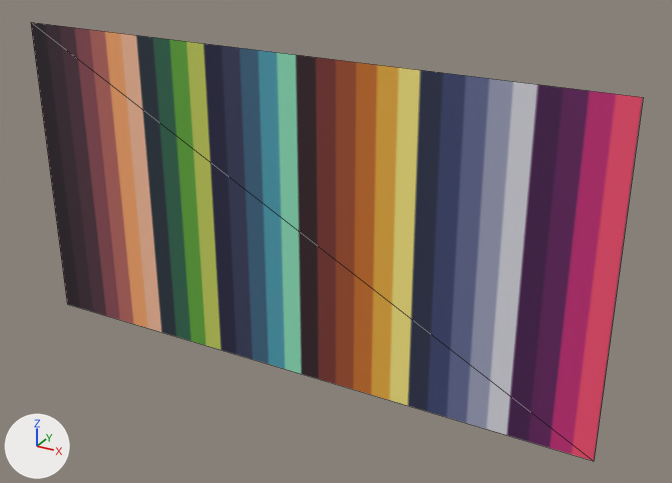
What one commit did to the glTF model src/assets/models/passenger_mouth.glb.
One viewpoint serves both versions: a 50 mm lens placed at (3.2068, -4.1465, 1.6608), pointed at (3.1057, -3.9628, 1.5689). The axes (+X, +Y, +Z) are drawn at lower left. The lights are the same throughout. Mesh edges are drawn as thin lines.
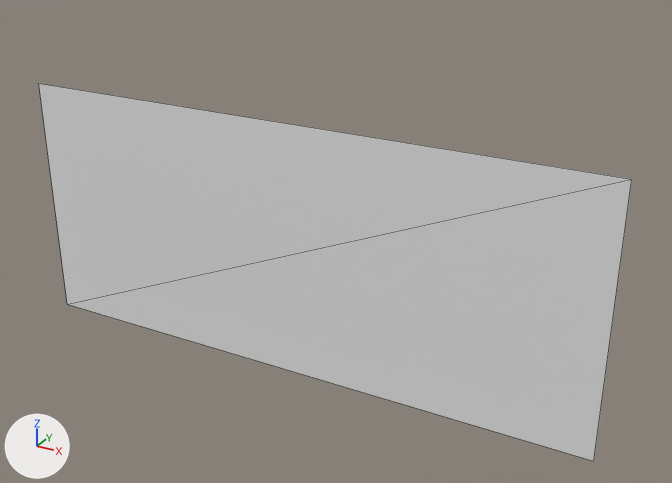
The newer file is also rescaled (x0.945), turned or shifted as a whole; pictures and numbers use the older file's frame.

Pixel boxes [x1, y1, x2, y2] of what changed, in the pictures (672 x 483 px):
'Plane.002', recoloured, moved, rescaled (14% shorter): before [31, 22, 643, 461]; after [39, 84, 632, 461]

Patch to the scene script:
```diff
--- a/src/assets/models/passenger_mouth.glb.py
+++ b/src/assets/models/passenger_mouth.glb.py
@@ me_plane_002 @@
 me_plane_002.from_pydata(...)  # 4 vertices, 2 faces; spans x -0.9..0.9, y -0.9..0.9, z 0.0
-me_plane_002.materials.append(mat_material_001)  # picture img_palette
@@ ob_plane_002 @@
 ob_plane_002 = bpy.data.objects.new('Plane.002', me_plane_002)
-ob_plane_002.location = (3.095, -3.9667, 1.5728)
+ob_plane_002.location = (3.095, -3.9667, 1.5645)
 ob_plane_002.rotation_euler = (-1.571, 0.0, 0.0)  # degrees (-90, 0, 0)
-ob_plane_002.scale = (0.0882, 0.0467, 0.0855)
+ob_plane_002.scale = (0.0882, 0.0375, 0.0904)
```
